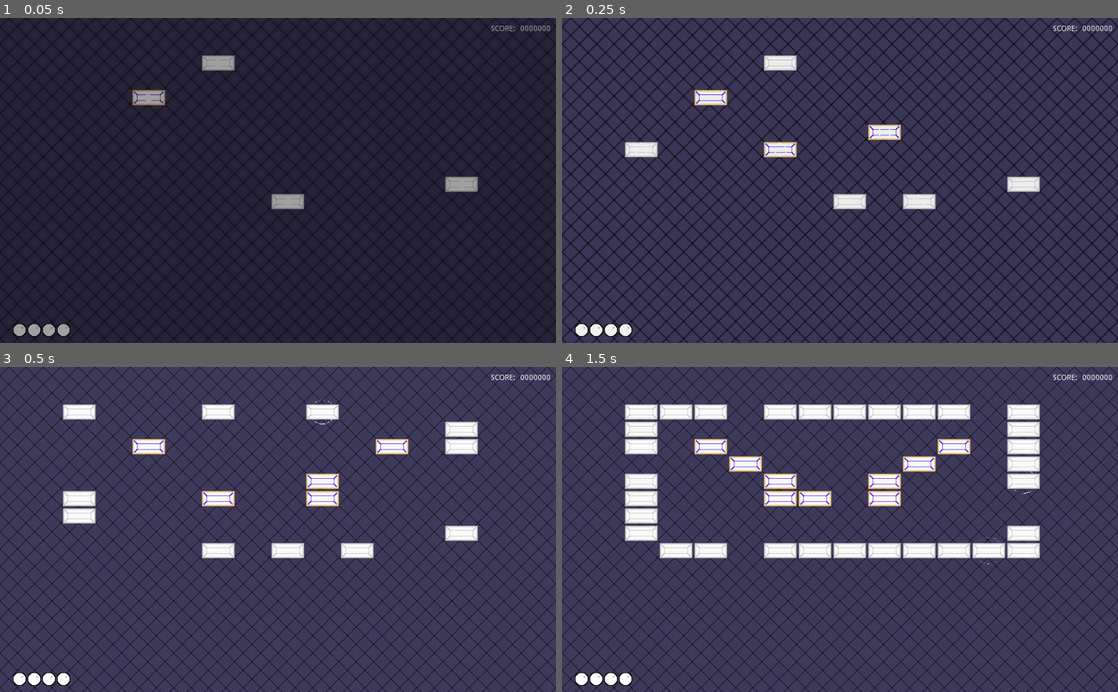
Above: before the commit, frames 1-4 (two rows, left to right).
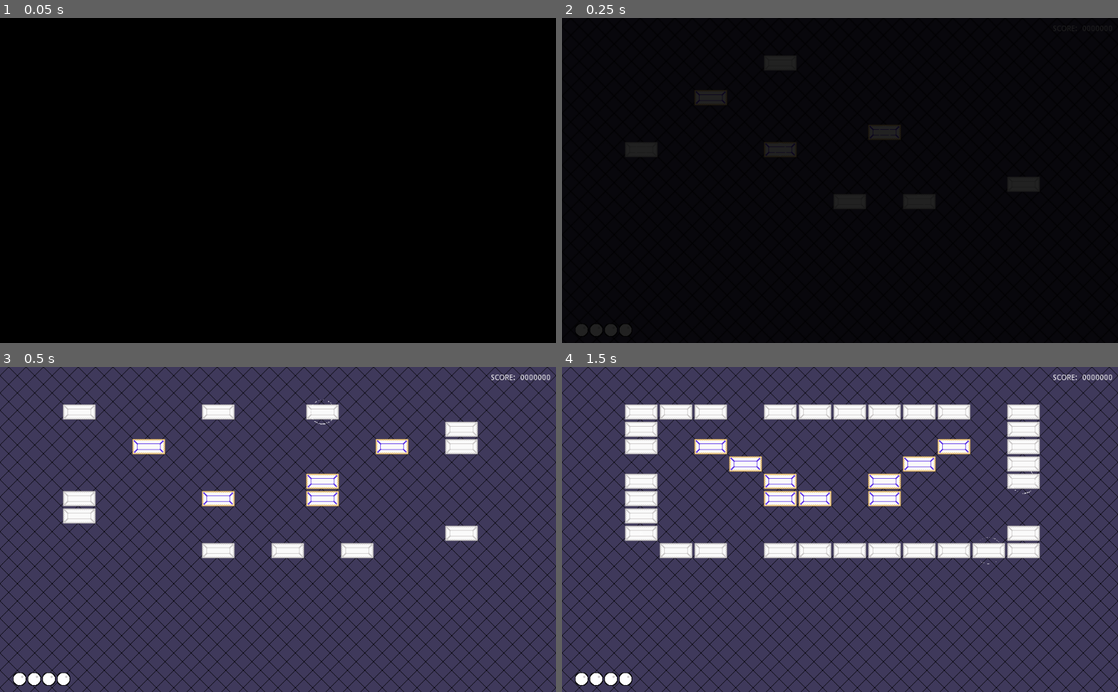
Above: after the commit, the same moments.

Repository: Anatolij-Grigorjev/Breakout4Godot
Game: Godot game, scene res://BreakoutGame.tscn
Two runs of this game, one before a commit and one after it. Both use one fixed random seed, a clock stepped at 60 frames per second and the inputs below.
Inputs (mouse positions are in pixels of both pictures, inside the frame that each line leads up to):
- Up to frame 1 (0.05 s): no input
- Up to frame 2 (0.25 s): no input
- Up to frame 3 (0.5 s): no input
- Up to frame 4 (1.5 s): tap Enter (ui_accept) at 0.5, 0.77 s; move the mouse to (962, 513) at 0.52 s; hold Right (paddle_right) 0.53-1.25 s; tap Space (paddle_launch_ball) at 0.6 s; click (962, 513) at 0.67 s; drag from (728, 545) to (812, 594) at 1.27 s

The runs differ from the first frame. In frame 1, 95% of the frame differs, in the area x 0-100%, y 0-100%; in frame 2, 96%; in frame 3, nothing differs; in frame 4, nothing differs.

Commit message:
add black unfade at scene start

Diff:
--- a/game/BreakoutGame.gd
+++ b/game/BreakoutGame.gd
@@ -83,6 +83,8 @@
 		dropConfigSlowdownBall,
 		dropConfigExtraBall
 	]
+	var fade_anim = $FadeToBlack/AnimationPlayer
+	fade_anim.play("unfade_from_black")
 
 	_reset_stage()
 
--- a/game/BreakoutGame.tscn
+++ b/game/BreakoutGame.tscn
@@ -11,6 +11,7 @@
 [ext_resource path="res://paddle/Paddle.tscn" type="PackedScene" id=9]
 [ext_resource path="res://gui/Overlay.tscn" type="PackedScene" id=10]
 [ext_resource path="res://BallLossArea.tscn" type="PackedScene" id=11]
+[ext_resource path="res://tools/FadeToBlack.tscn" type="PackedScene" id=12]
 [ext_resource path="res://gui/GameEndMessage.tscn" type="PackedScene" id=15]
 
 [node name="BreakoutGame" type="Node2D"]
@@ -76,3 +77,7 @@
 
 [node name="GameEndMessage" parent="GUI" instance=ExtResource( 15 )]
 visible = false
+
+[node name="FadeToBlack" parent="." instance=ExtResource( 12 )]
+
+[editable path="FadeToBlack"]
--- a/game/tools/FadeToBlack.tscn
+++ b/game/tools/FadeToBlack.tscn
@@ -55,6 +55,34 @@
 "values": [ 99 ]
 }
 
+[sub_resource type="Animation" id=3]
+resource_name = "unfade_from_black"
+length = 0.5
+tracks/0/type = "value"
+tracks/0/path = NodePath("ColorRect:self_modulate")
+tracks/0/interp = 1
+tracks/0/loop_wrap = true
+tracks/0/imported = false
+tracks/0/enabled = true
+tracks/0/keys = {
+"times": PoolRealArray( 0, 0.5 ),
+"transitions": PoolRealArray( 2.82843, 1 ),
+"update": 0,
+"values": [ Color( 0, 0, 0, 1 ), Color( 0, 0, 0, 0 ) ]
+}
+tracks/1/type = "value"
+tracks/1/path = NodePath(".:layer")
+tracks/1/interp = 1
+tracks/1/loop_wrap = true
+tracks/1/imported = false
+tracks/1/enabled = true
+tracks/1/keys = {
+"times": PoolRealArray( 0 ),
+"transitions": PoolRealArray( 1 ),
+"update": 1,
+"values": [ 99 ]
+}
+
 [node name="FadeToBlack" type="CanvasLayer"]
 layer = -99
 
@@ -67,3 +95,4 @@
 [node name="AnimationPlayer" type="AnimationPlayer" parent="."]
 anims/RESET = SubResource( 1 )
 anims/fade_to_black = SubResource( 2 )
+anims/unfade_from_black = SubResource( 3 )
Not shown: 1 places in game/BreakoutGame.tscn that only renumber resources
Not shown: 1 places in game/tools/FadeToBlack.tscn that only renumber resources
